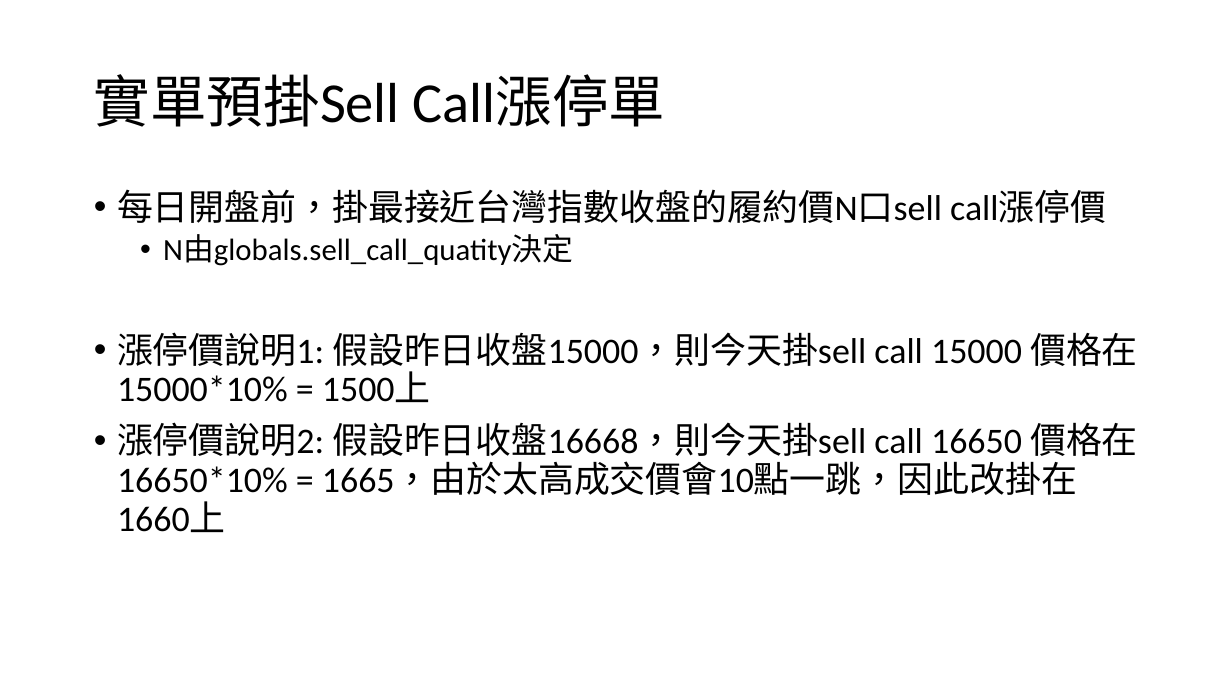
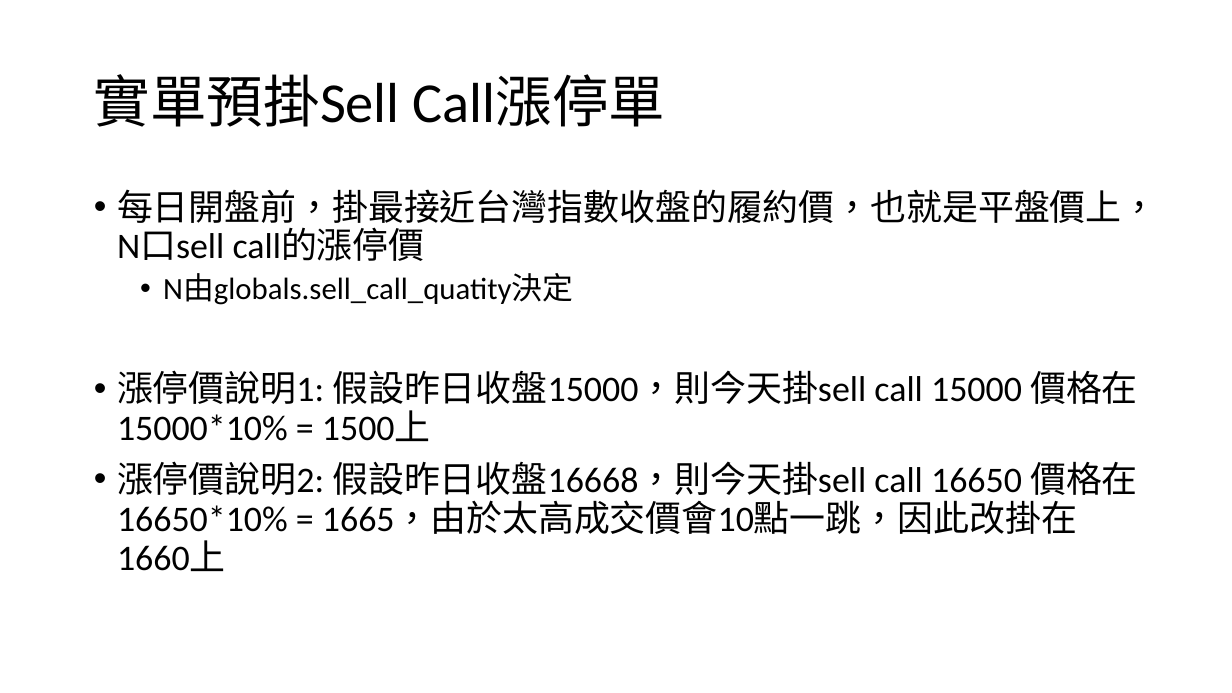
Before and after one commit to youthink0/shioaji-options, a slide deck: slide 12 of 選擇權自動化.pptx. Drawn at 1232x693 pixels with LibreOffice and Linux fonts; fonts in the diff are those of the drawing. Boxes give left, top, right and bottom in pixels: in the first picture for what was removed or moved away, otherwise in the second. Text is boxed around its words. In the diff, an @@ line names an element or a change of style, - is before the commit and + after.

```diff
--- a/選擇權自動化.pptx
+++ b/選擇權自動化.pptx
@@ text at [117,189,1158,261]: text changed @@
-• 每日開盤前，掛最接近台灣指數收盤的履約價N口sell call漲停價
+• 每日開盤前，掛最接近台灣指數收盤的履約價，也就是平盤價上，N口sell call的漲停價
```
Also in this commit, not shown: 1 slide added, 1 other file.
